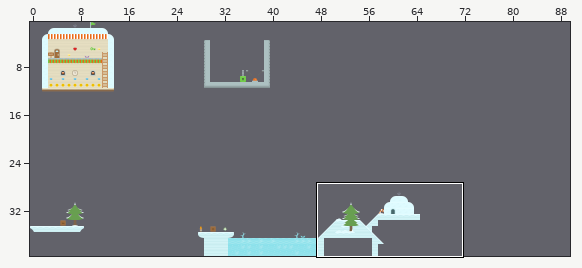
Level history. Tiled map: assets/tilesmap/level-4.tmx. The picture above shows the old version from afar; the outline marks the close-up.
Close-up. Before the edit:
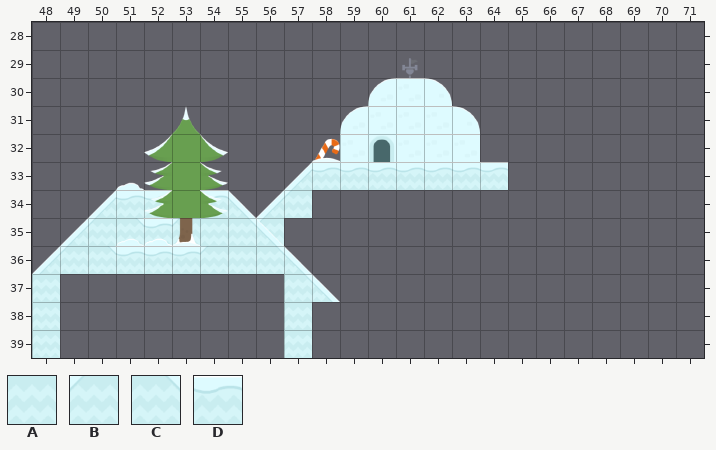
Cells are 64x64 px. Shown: x 48..71, y 28..39. The commit also changed other parts of the map, which this record leaves out. The old version is drawn lined up with the new one.
Key: from "world-spritesheet": A 233, B 244, C 246, D 250.
_ is an empty cell, # one hidden under a higher layer.
Layers that did not change in this view are not listed.
Layer "backUnderground" before, first column x 48:
28 ________________________
29 ________________________
30 ________________________
31 ________________________
32 ________________________
33 ________________________
34 ________________________
35 ___CD##_B_______________
36 _####DBA________________
37 A_______________________
38 A________A______________
39 A________A______________
Layer "blocs" before, first column x 48:
28 ________________________
29 ________________________
30 ________________________
31 ________________________
32 ________________________
33 __________DDDDDDD_______
34 ___DD#D_________________
35 __B____C________________
36 ________C_______________
37 _________C______________
38 ________________________
39 ________________________
And afterwards:
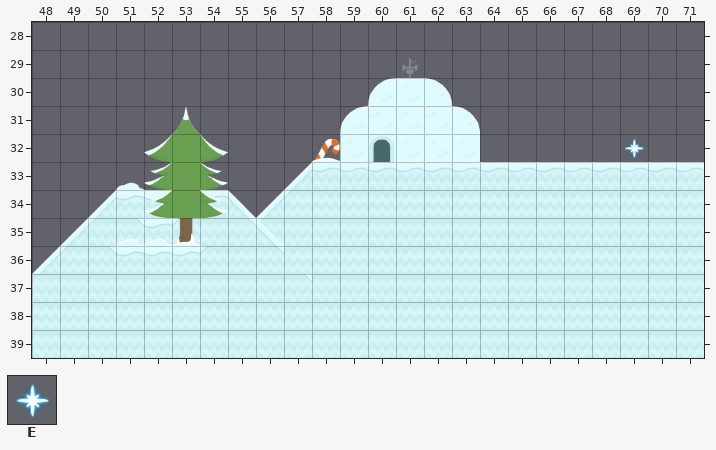
Further tiles: from "world-spritesheet": E 598.
The exact change:
map size 100x40 -> 90x40 cells
Layer "backUnderground":
y 37..39: x 49..56 ________ -> AAAAAAAA
Layer "blocs":
y 33: x 65..71 _______ -> DDDDDDD
y 34: x 58..71 ______________ -> AAAAAAAAAAAAAA
y 35..36: x 57..71 _______________ -> AAAAAAAAAAAAAAA
y 37..39: x 58..71 ______________ -> AAAAAAAAAAAAAA
Layer "game":
y 32: x 69 _ -> E
Changed places in both close-ups, as pixel boxes (x1, y1, x2, y2):
added: (60, 139, 704, 358)
